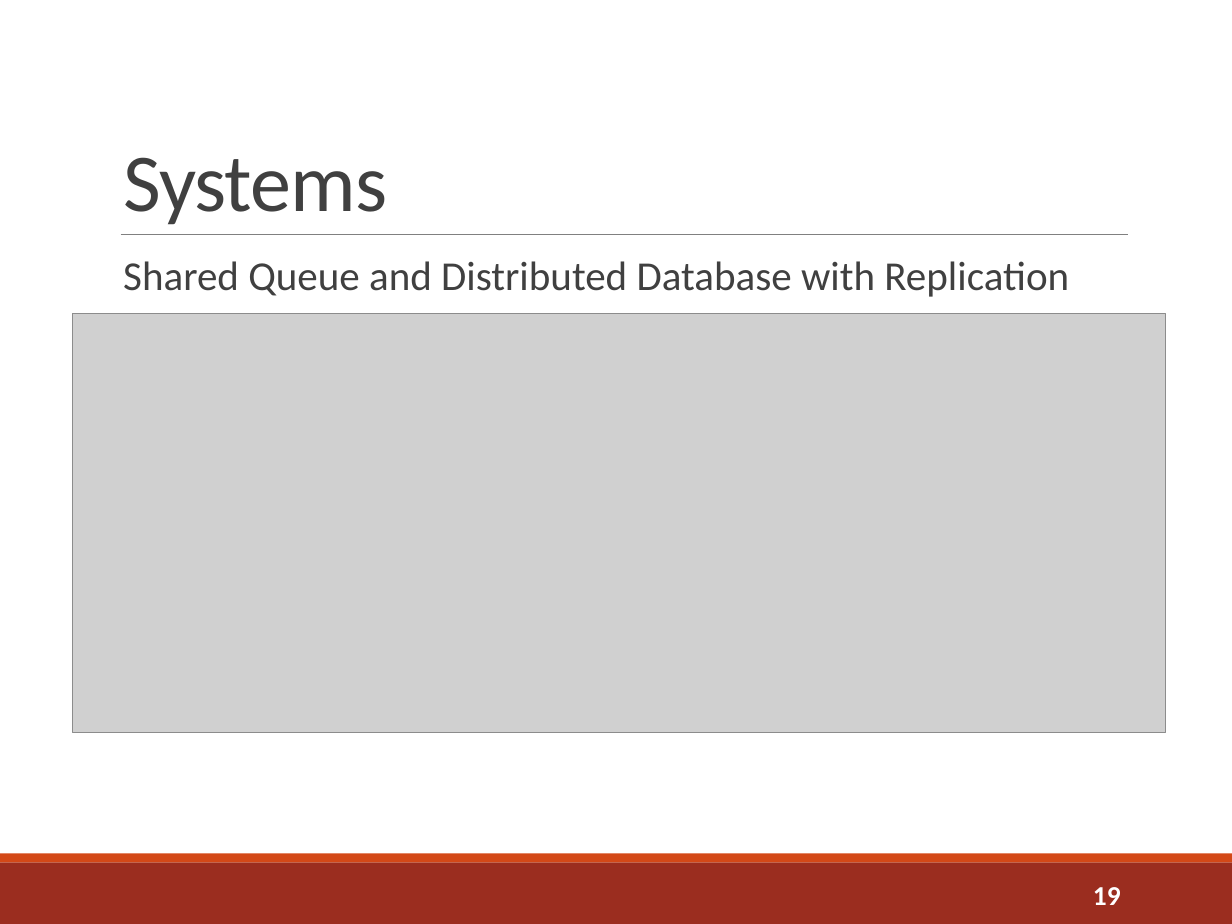
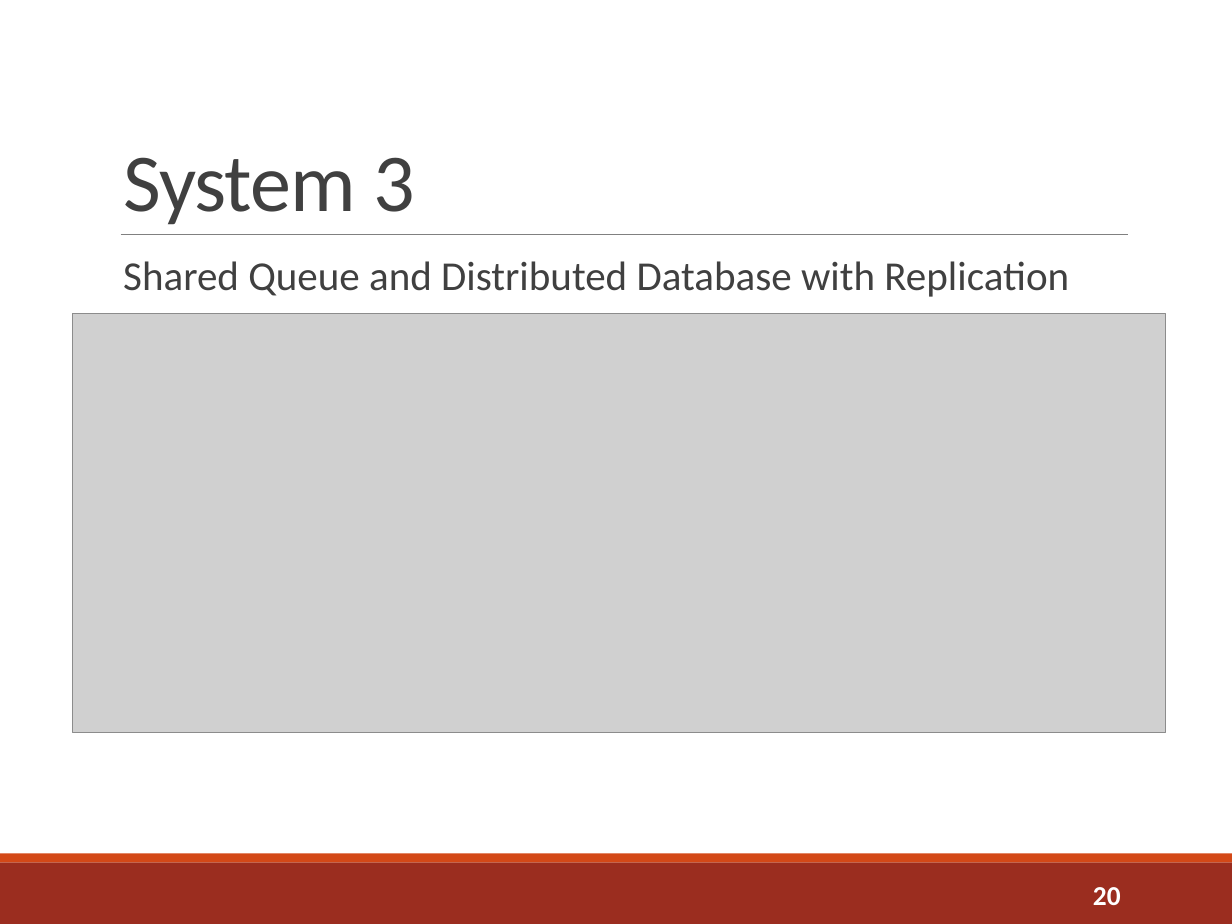
Before and after one commit to sshephard2/skewed-modelling, a slide deck: slide 20 of Presentation/Performance modelling of skewed demand in complex systems.pptx (slide 19 before the commit). Drawn at 1232x924 pixels with LibreOffice and Linux fonts; fonts in the diff are those of the drawing; grey boxes stand for pictures. Boxes give left, top, right and bottom in pixels: in the first picture for what was removed or moved away, otherwise in the second. Text is boxed around its words. In the diff, an @@ line names an element or a change of style, - is before the commit and + after.

```diff
--- a/Presentation/Performance modelling of skewed demand in complex systems.pptx
+++ b/Presentation/Performance modelling of skewed demand in complex systems.pptx
@@ title at [123,157,415,225]: text changed @@
-Systems
+System 3
@@ page number at [1093,887,1121,905]: text changed @@
-19
+20
```
Also in this commit, not shown: 5 other slides changed, 2 slides added, 2 slides removed.
